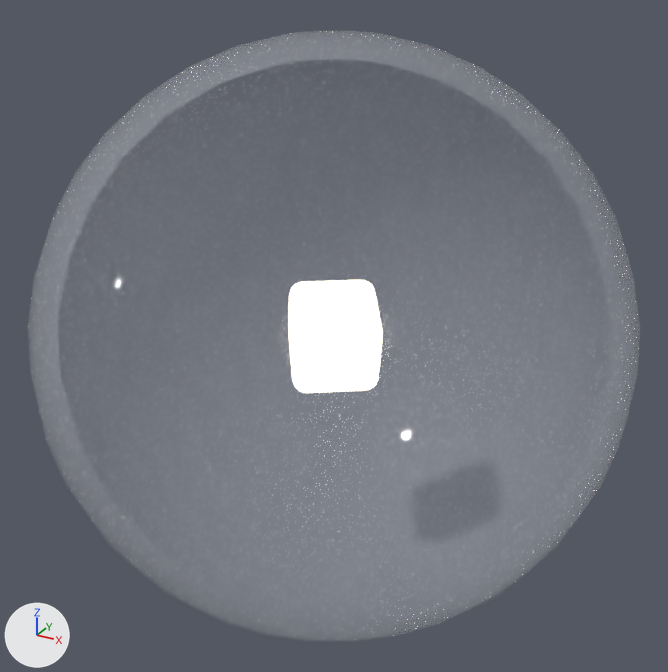
The glTF model film-maker/project/media/meshes/mempool_bubble.glb as it was, and as the next commit left it.
One viewpoint serves both versions: a 50 mm lens placed at (0.704, -1.28, 0.64), pointed at (0.0, 0.0, 0.0). The axes (+X, +Y, +Z) are drawn at lower left. The lights are the same throughout. The older version comes first. Everything nearer to the camera than a plane just in front of the edit is cut away. Where no turn or scale is listed for an object, it has been applied to the vertices. Vertices at exactly the same position are counted once.

The scene before the commit, as lines of its bpy script (objects in view):
```python
me_bubble = bpy.data.meshes.new('bubble')
me_bubble.from_pydata(...)  # 629 vertices, 1216 faces; spans x -0.5..0.5, y -0.5..0.5, z -0.5..0.5
me_bubble.materials.append(mat_bubble)  # white #eff3ff
me_tx = bpy.data.meshes.new('tx')
me_tx.from_pydata(...)  # 152 vertices, 300 faces; spans x -0.102..0.102, y -0.106..0.106, z -0.089..0.089
me_tx.materials.append(mat_bubble_tx)  # pale yellow #fff7e5, glowing beige #fff1d4
ob_bubble = bpy.data.objects.new('bubble', me_bubble)
ob_bubble.location = (0.0, 0.0, 0.0)
ob_tx = bpy.data.objects.new('tx', me_tx)
ob_tx.location = (0.0, 0.0, 0.0)
```
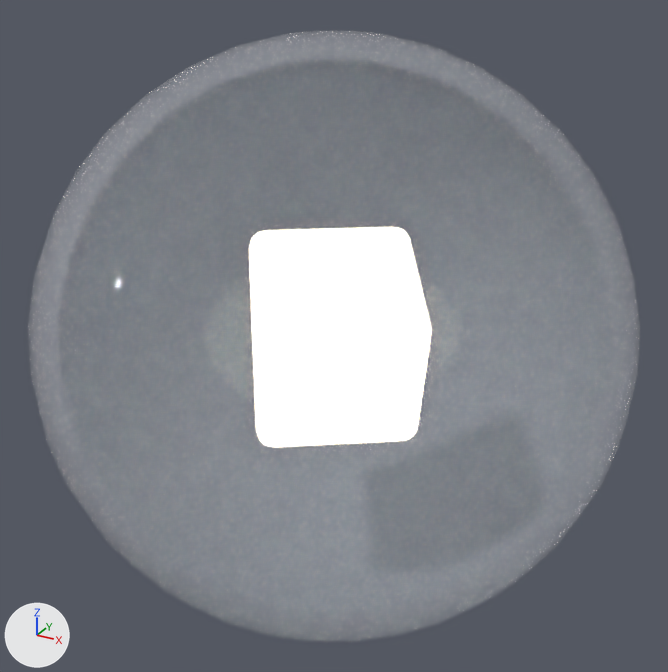
The edits, one by one:
me_tx is used by ob_tx; location (0.0, 0.0, 0.0).
me_tx had 152 vertices, 300 faces and spanned x -0.102..0.102, y -0.106..0.106, z -0.089..0.089.
me_tx now has 152 vertices, 300 faces and spans x -0.2..0.2, y -0.208..0.208, z -0.171..0.171.
me_tx part 1: 152 of 152 vertices moved; they spanned x -0.102..0.102, y -0.106..0.106, z -0.089..0.089 and now span x -0.2..0.2, y -0.208..0.208, z -0.171..0.171; mean shift (0.0, 0.0, 0.0).

Changed parts and their boxes [x1, y1, x2, y2] in the pictures (668 x 672 px):
'tx', reshaped (94% wider, 94% taller): before [289, 280, 383, 393]; after [249, 227, 432, 447]
